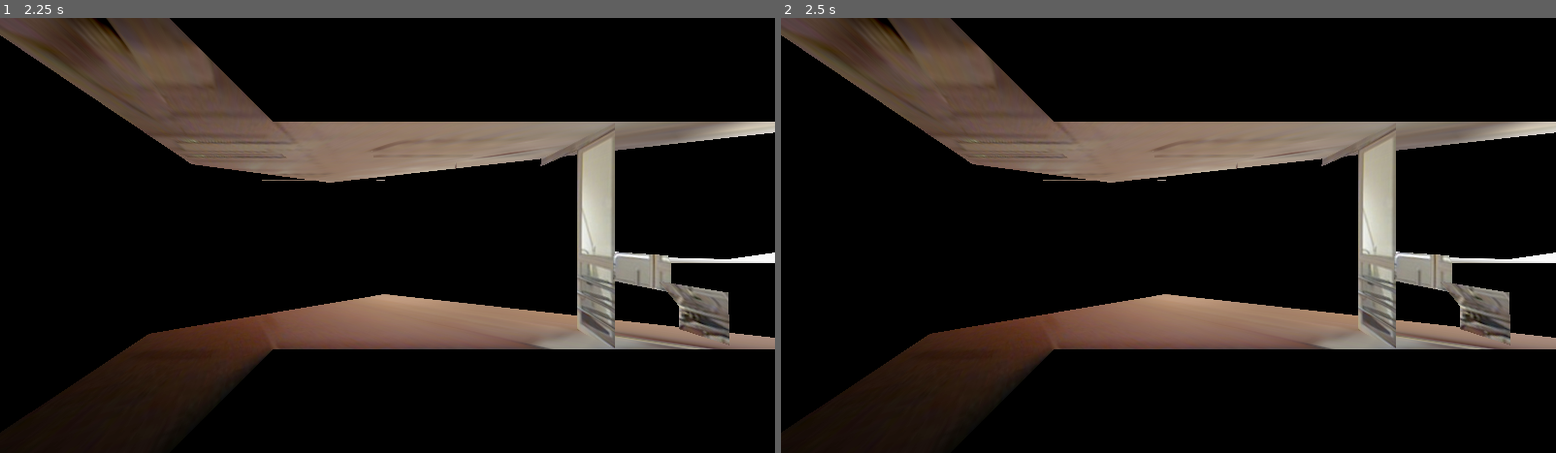
Above: before the commit, frames 1-2 (left to right).
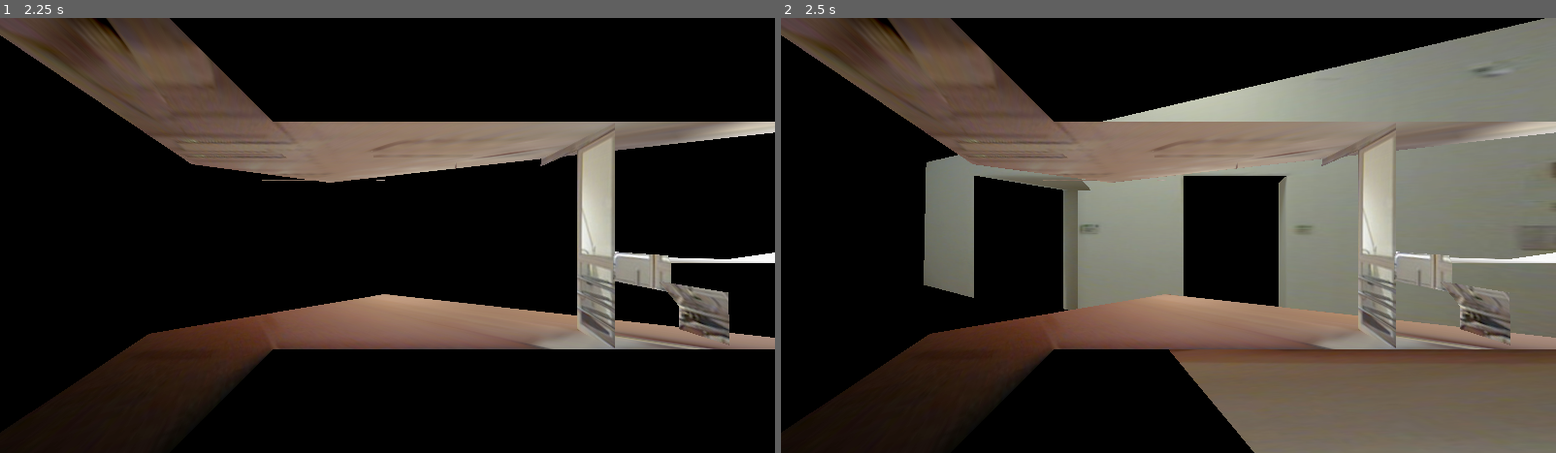
Above: after the commit, the same moments.

Repository: TheiaB/photo-course-game
Game: Godot game, scene res://scenes/matrjoschka.tscn
Two runs of this game, one before a commit and one after it. Both use one fixed random seed, a clock stepped at 60 frames per second and the inputs below. This scene is started directly instead of the project's main scene.
Inputs (mouse positions are in pixels of both pictures, inside the frame that each line leads up to):
- Up to frame 1 (2.25 s): tap Enter at 0.5, 2 s; move the mouse to (348, 322) at 0.52 s; hold I (multi_swipe_up) 0.53-1.25 s; hold Space (shuffle) 0.53-1.25 s; click (348, 322) at 0.67 s; drag from (620, 300) to (348, 322) at 1.27 s; move the mouse to (155, 170) at 2.02 s; hold M (multi_swipe_down_left) from 2.03 s (still down); hold Mouse wheel down (pinch_inward) from 2.03 s (still down)
- Up to frame 2 (2.5 s): keep holding M (multi_swipe_down_left); keep holding Mouse wheel down (pinch_inward); tap Space (shuffle) at 2.3 s

Frame 1 is identical in both runs. In frame 2, 36% of the frame differs, in the area x 18-100%, y 0-100%.

Commit message:
added scene load functionality

Diff:
--- a/scenes/deleted.tscn
+++ /dev/null
@@ -1,10 +0,0 @@
-[gd_scene load_steps=3 format=3 uid="uid://cfb30vqwvwla7"]
-
-[ext_resource type="Material" uid="uid://crhlmg3fjlvm4" path="res://materials/M_hospital-corner.tres" id="1_k8ijd"]
-[ext_resource type="ArrayMesh" uid="uid://byvafjhdhu6xi" path="res://models/250131-hospital-corner.obj" id="2_resmm"]
-
-[node name="Scene-hostpital-corner" type="Node3D"]
-
-[node name="MeshInstance3D" type="MeshInstance3D" parent="."]
-material_override = ExtResource("1_k8ijd")
-mesh = ExtResource("2_resmm")
--- a/scripts/camera-rotation-matrjoschka.gd
+++ b/scripts/camera-rotation-matrjoschka.gd
@@ -11,7 +11,7 @@
 @onready var scene_manager: Node3D = $"../scene-manager"
 
 # @export var models = {}
-@export var scenes = []
+@export var scenes : Array[PackedScene] = []
 var scene_int := 0
 @export var current_scene:Node
 
@@ -90,6 +90,8 @@
 	if event.is_action_pressed('shuffle'):
 		print('space')
 		print(scenes)
+		var newscene = scenes[scene_int].instantiate()
+		add_child(newscene)
 		var scene = PackedScene.new()
 		# current_scene.replace_by(scenes[scene_int])
 		scene_int+=1
